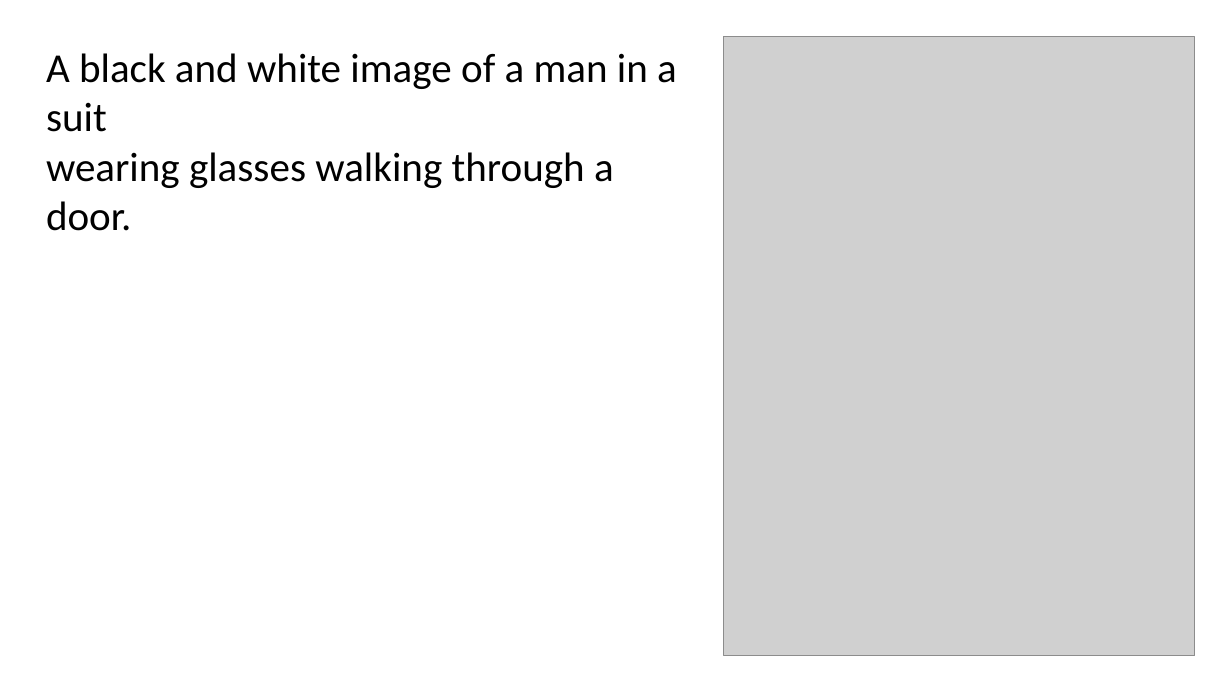
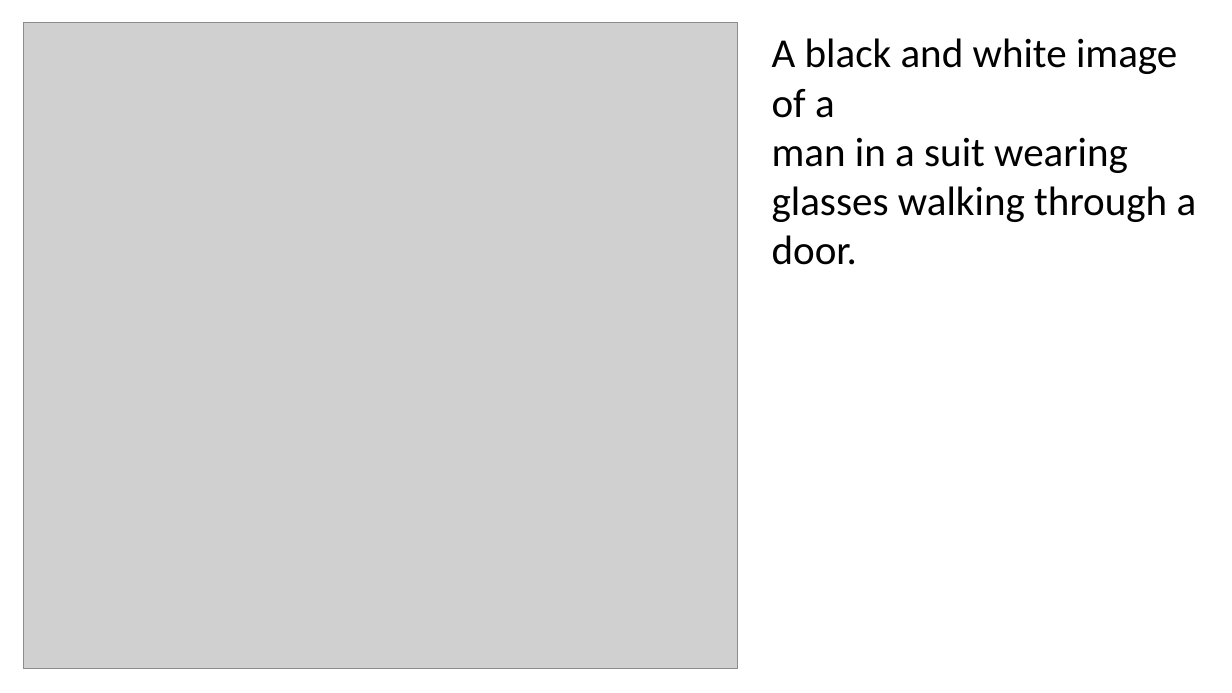
Before and after one commit to kozmojor/Instruction-Slide-Editing, a slide deck: slide 2 of coco_relayout_out.pptx (slide 6 before the commit). Drawn at 1232x693 pixels with LibreOffice and Linux fonts; fonts in the diff are those of the drawing; grey boxes stand for pictures. Boxes give left, top, right and bottom in pixels: in the first picture for what was removed or moved away, otherwise in the second. Text is boxed around its words. In the diff, an @@ line names an element or a change of style, - is before the commit and + after.

```diff
--- a/coco_relayout_out.pptx
+++ b/coco_relayout_out.pptx
@@ picture: place and size @@
-picture at [724,37,1195,656]
+picture at [23,22,738,669]
@@ text at [772,38,1197,265]: text changed @@
-A black and white image of a man in a suit
-wearing glasses walking through a door.
+A black and white image of a
+man in a suit wearing
+glasses walking through a
+door.
```
Also in this commit, not shown: 19 other slides changed, 8 other files.
